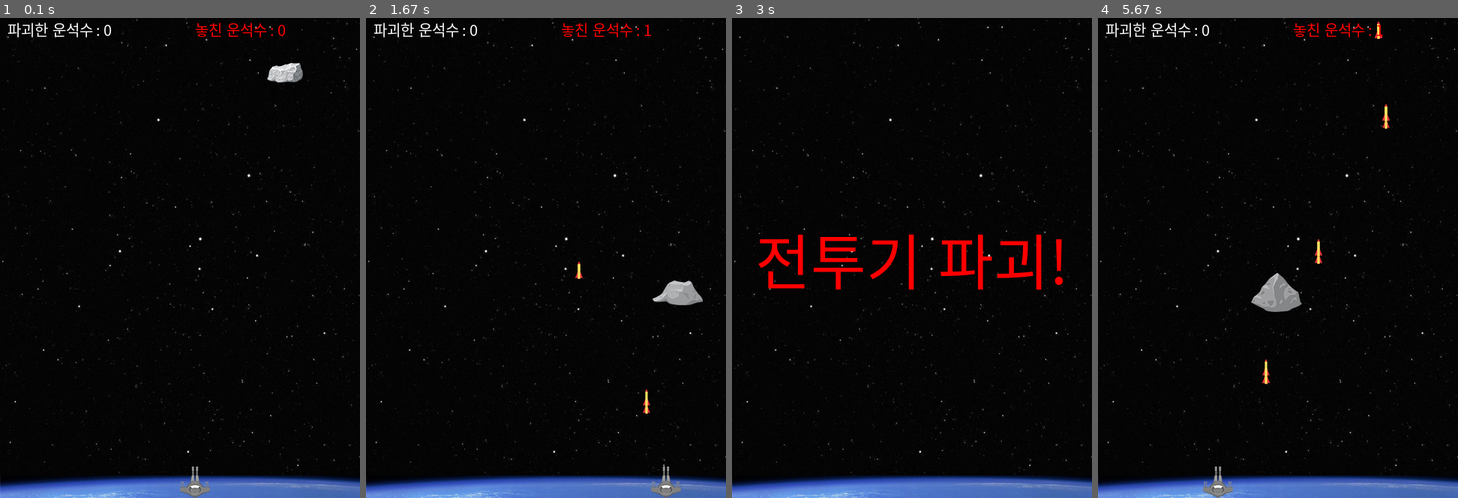
Above: before the commit, frames 1-4 (left to right).
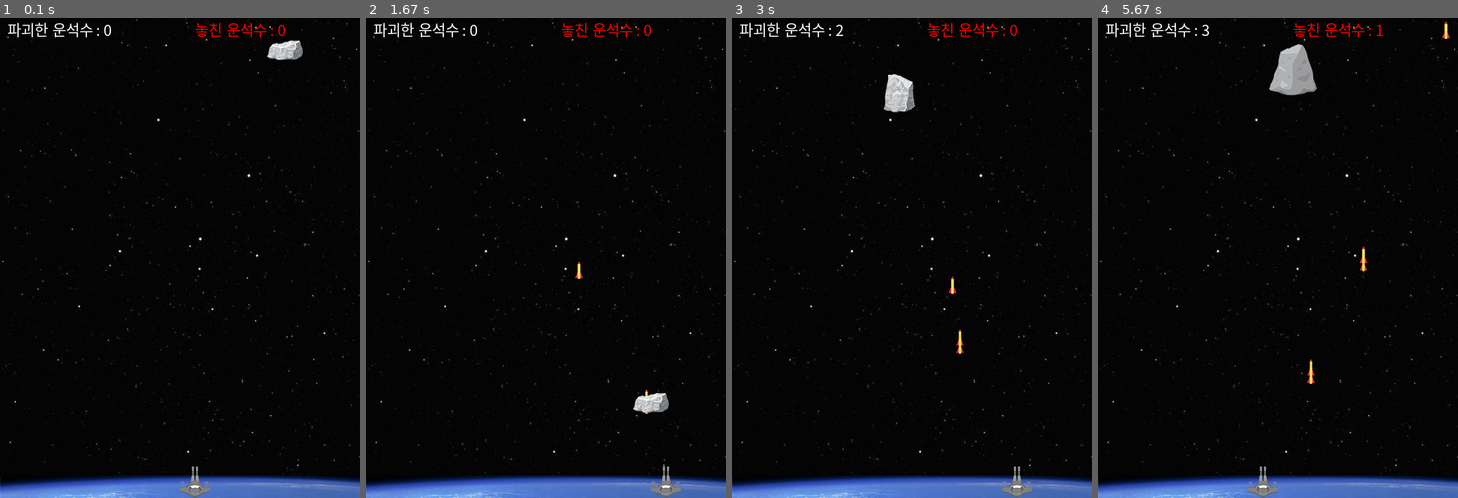
Above: after the commit, the same moments.

Repository: game-ground/pygame
Game: pygame game, started from PyShooting/main.py
The game is run twice, just before and just after one commit, with the same random seed, the same clock (stepped at 60 frames per second) and the same inputs.
Inputs:
- Up to frame 1 (0.1 s): no input
- Up to frame 2 (1.67 s): tap Space at 0.33, 1.23, 1.53 s; hold Right 1.17-1.63 s
- Up to frame 3 (3 s): hold Left 2.23-2.63 s; tap Space at 2.3, 2.6, 2.73 s; hold Right from 2.67 s (still down)
- Up to frame 4 (5.67 s): tap Space at 3.03, 3.4, 3.7, 4.4, 4.7, 4.9, 5.2, 5.47 s; release Right at 3.3 s; hold Right 3.33-3.8 s; hold Right 4.33-4.8 s; hold Left 4.83-5.37 s; hold Left from 5.4 s (still down)

The runs differ from the first frame. In frame 1, 0.7% of the frame differs, in the area x 74-85%, y 4-14%; in frame 2, 0.8%; in frame 3, 4.0%, in the area x 2-93%, y 0-100%; in frame 4, 2.6%.

Commit message:
fix rockspeed and add music.wav

Diff:
--- a/PyShooting/main.py
+++ b/PyShooting/main.py
@@ -107,7 +107,7 @@
 
     rockX = random.randrange(0, padWidth - rockWidth)
     rockY = 0
-    rockSpeed = 10
+    rockSpeed = 5
 
     isShot = False
     shotCount = 0
Not shown, added: PyShooting/resource/music.wav
